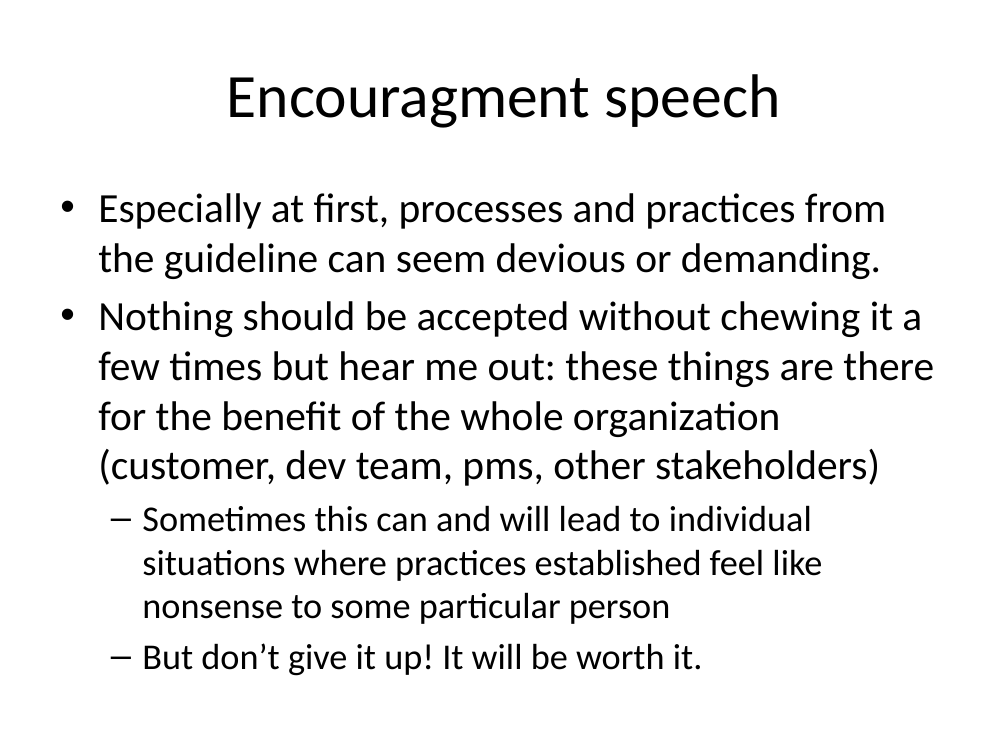
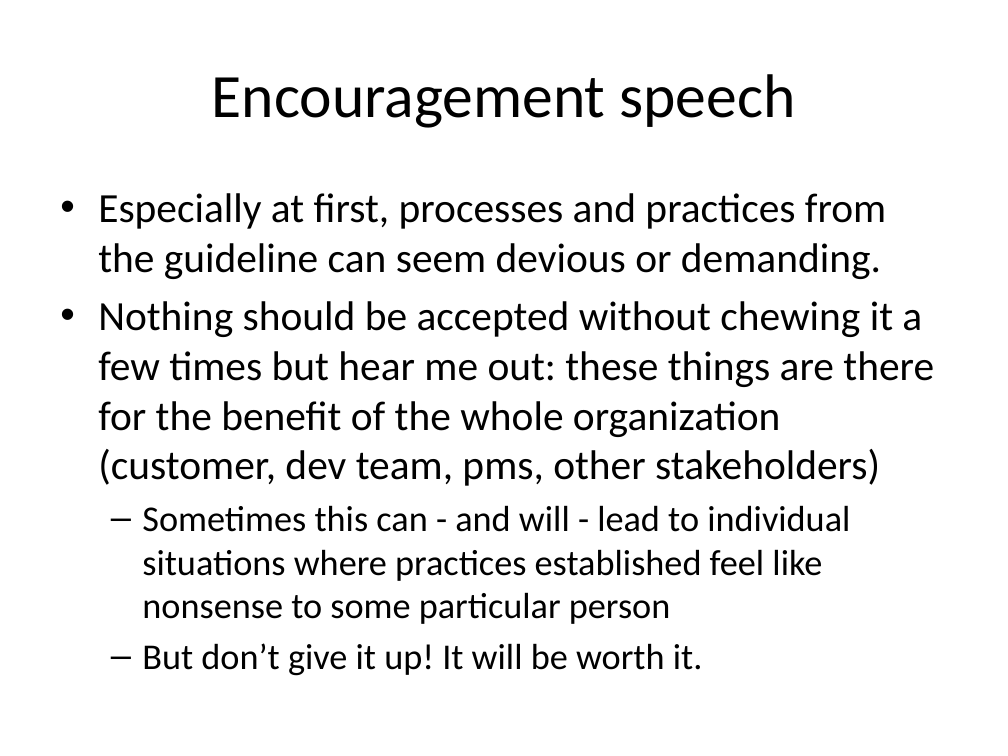
Before and after one commit to Ripppe/GraduRepo, a slide deck: slide 9 of Managing requirements in GitHub.pptx. Drawn at 1008x756 pixels with LibreOffice and Linux fonts; fonts in the diff are those of the drawing. Boxes give left, top, right and bottom in pixels: in the first picture for what was removed or moved away, otherwise in the second. Text is boxed around its words. In the diff, an @@ line names an element or a change of style, - is before the commit and + after.

```diff
--- a/Managing requirements in GitHub.pptx
+++ b/Managing requirements in GitHub.pptx
@@ title at [212,74,795,128]: text changed @@
-Encouragment speech
+Encouragement speech
@@ text at [142,505,850,624]: text changed @@
-  – Sometimes this can and will lead to individual situations where practices established feel like nonsense to some particular person
+  – Sometimes this can - and will - lead to individual situations where practices established feel like nonsense to some particular person
```
Also in this commit, not shown: 27 other slides changed, 1 slide added, 1 other file.
